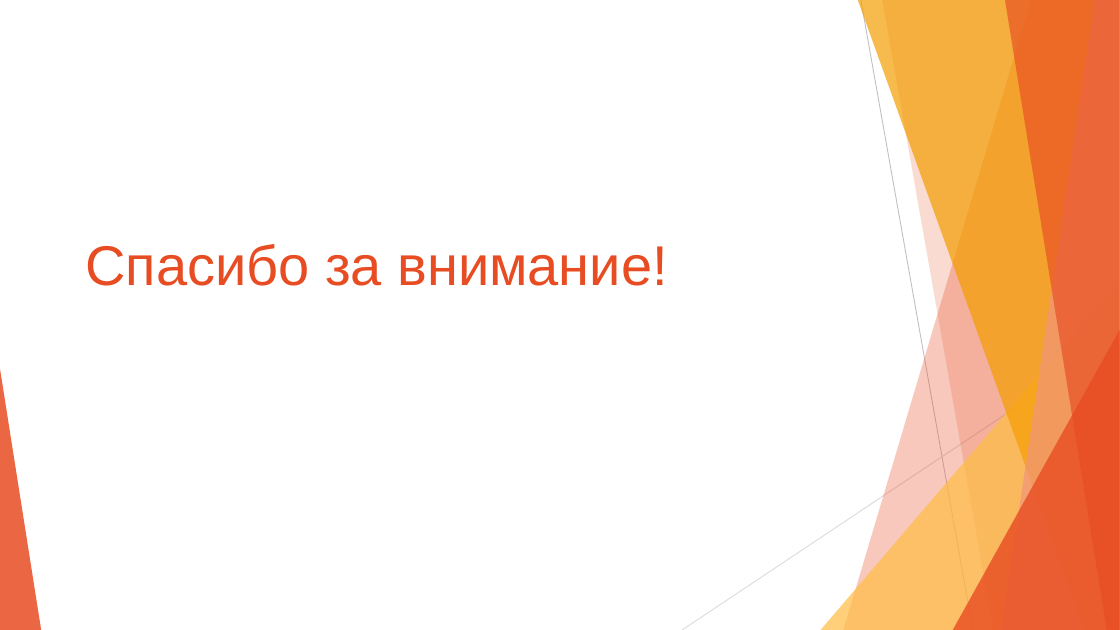
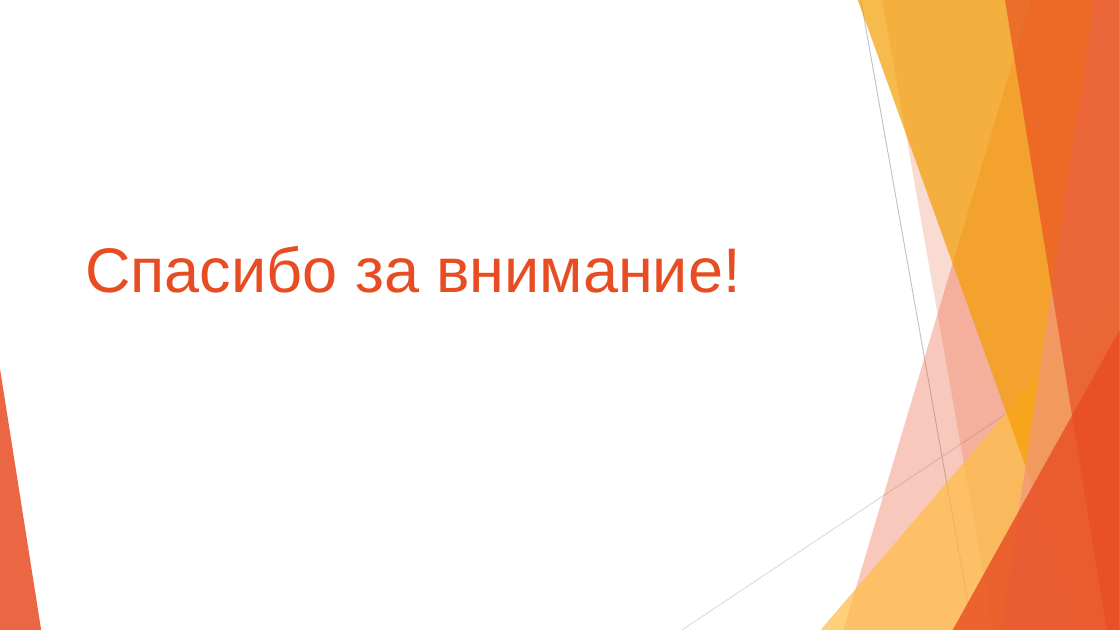
Before and after one commit to NikolayNyunin/API_Project, a slide deck: slide 6 of presentation.pptx. Drawn at 1120x630 pixels with LibreOffice and Linux fonts; fonts in the diff are those of the drawing. Boxes give left, top, right and bottom in pixels: in the first picture for what was removed or moved away, otherwise in the second. Text is boxed around its words. In the diff, an @@ line names an element or a change of style, - is before the commit and + after.

```diff
--- a/presentation.pptx
+++ b/presentation.pptx
@@ title "Спасибо за внимание!" at [85, 246, 740, 293]: size 48 to 54 pt @@
```
Also in this commit, not shown: 4 other slides changed, 2 other files.
